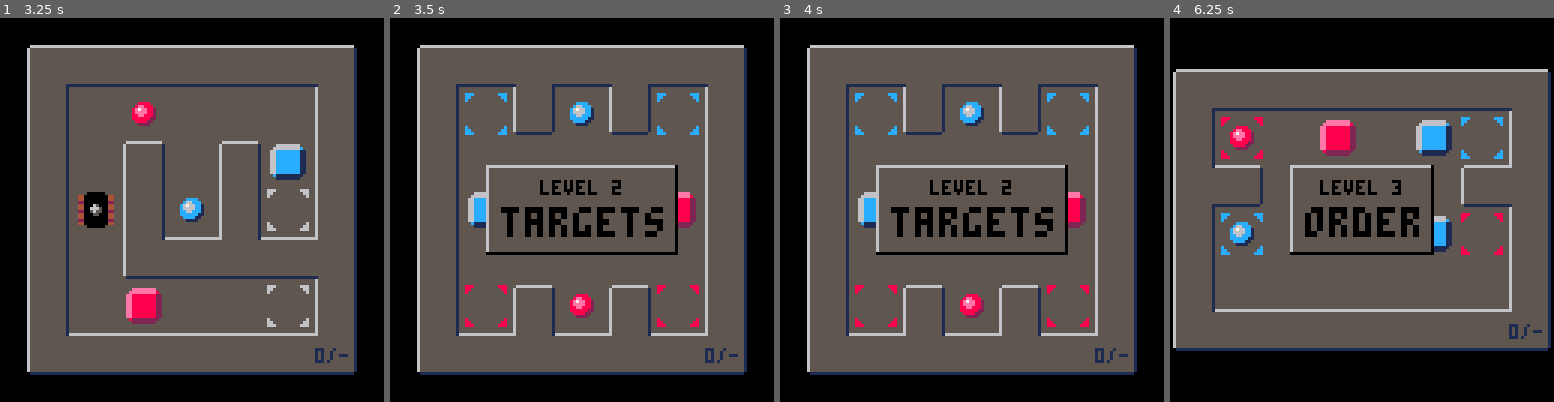
Above: before the commit, frames 1-4 (left to right).
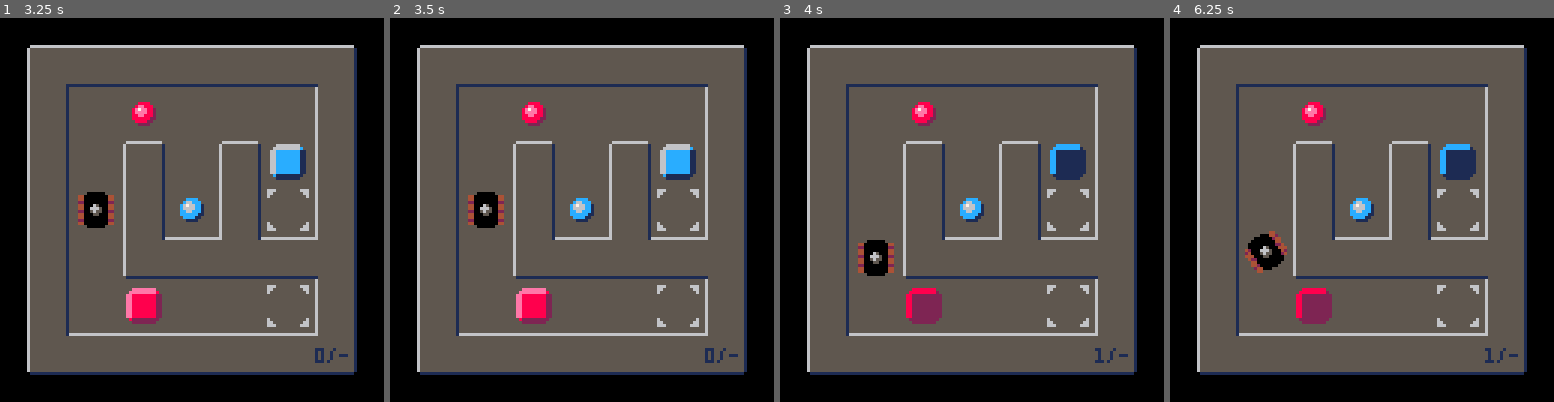
Above: after the commit, the same moments.

Repository: erwinbonsma/SokoBubbleP8
Game: PICO-8 cartridge sokobubble.p8
Same seed, same stepped clock (60 frames per second), same inputs: the game is played once before the commit and once after it.
Inputs:
- Up to frame 1 (3.25 s): tap X (X key) at 0.33, 1.07, 1.85, 2.97 s; tap O (Z key) at 0.7, 1.7, 2.1, 2.5, 2.9 s; hold Right 1.6-2.1 s; hold Up 2.15-2.42 s; hold Right 2.47-3.03 s; hold Left from 3.08 s (still down)
- Up to frame 2 (3.5 s): keep holding Left; tap O (Z key) at 3.3 s
- Up to frame 3 (4 s): release Left at 3.58 s; hold Down 3.63-3.97 s; tap O (Z key) at 3.7 s
- Up to frame 4 (6.25 s): hold Right 4.02-4.68 s; tap X (X key) at 4.08, 5.2 s; tap O (Z key) every 0.4 s from 4.1 to 6.1 s; hold Up 4.73-5.03 s; hold Left 5.08-5.68 s; hold Down 5.73-6.03 s; hold Right from 6.08 s (still down)

Frame 1 is identical in both runs. In frame 2, 10% of the frame differs, in the area x 19-83%, y 17-83%; in frame 3, 11%; in frame 4, 36%, in the area x 0-100%, y 7-93%.

Commit message:
Prepare for 1.0-beta release

Diff:
--- a/sokobubble.p8
+++ b/sokobubble.p8
@@ -1,7 +1,7 @@
 pico-8 cartridge // http://www.pico-8.com
 version 41
 __lua__
--- sokobubble v0.9.1
+-- sokobubble v1.0 beta
 -- (c) 2025 eriban
 
 level_defs={{
@@ -91,9 +91,6 @@
  mapdef={64,0,8,8},
  id=19,
 },{
--- name="wip",
--- mapdef={32,0,8,8}
---},
  name="the end",
  mapdef={0,15,7,6},
  id=99,
@@ -102,7 +99,7 @@
  score_dx=99,
 },
 --{
--- name="wip-rgb-2",
+-- name="wip",
 -- mapdef={64,0,8,8}
 --}
 }
@@ -1641,9 +1638,9 @@
    self.anim=nil
   end
  elseif btnp(🅾️) then
-  start_level(
-   lvl.idx%#level_defs+1
-  )
+  --start_level(
+  -- lvl.idx%#level_defs+1
+  --)
   --self.anim=animate_level_done(
   -- self.mov_cnt,new_hi
   --)
